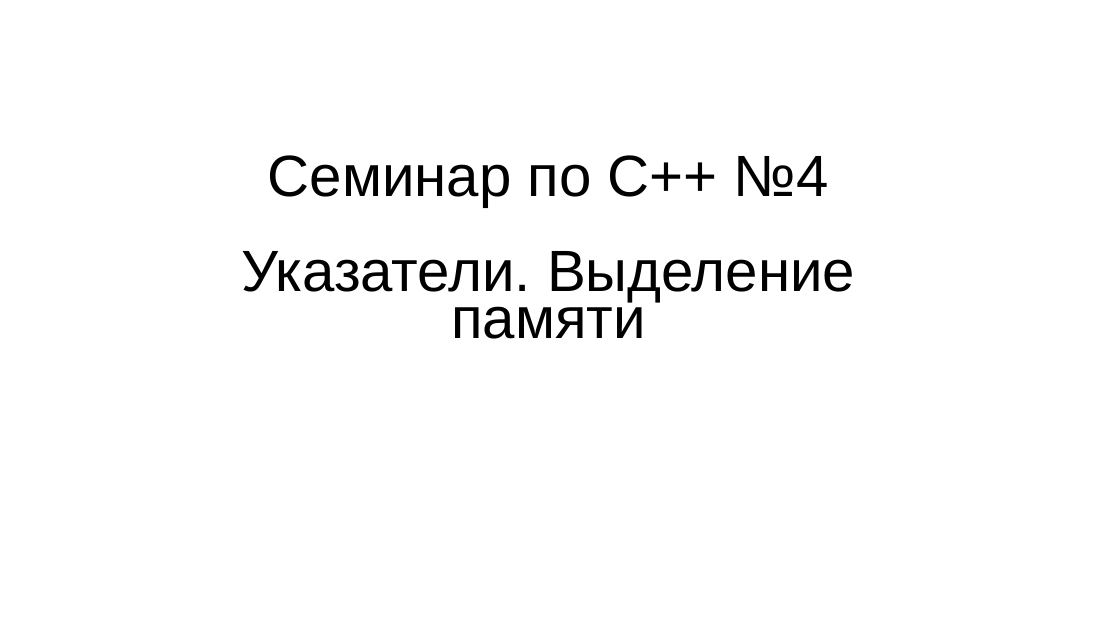
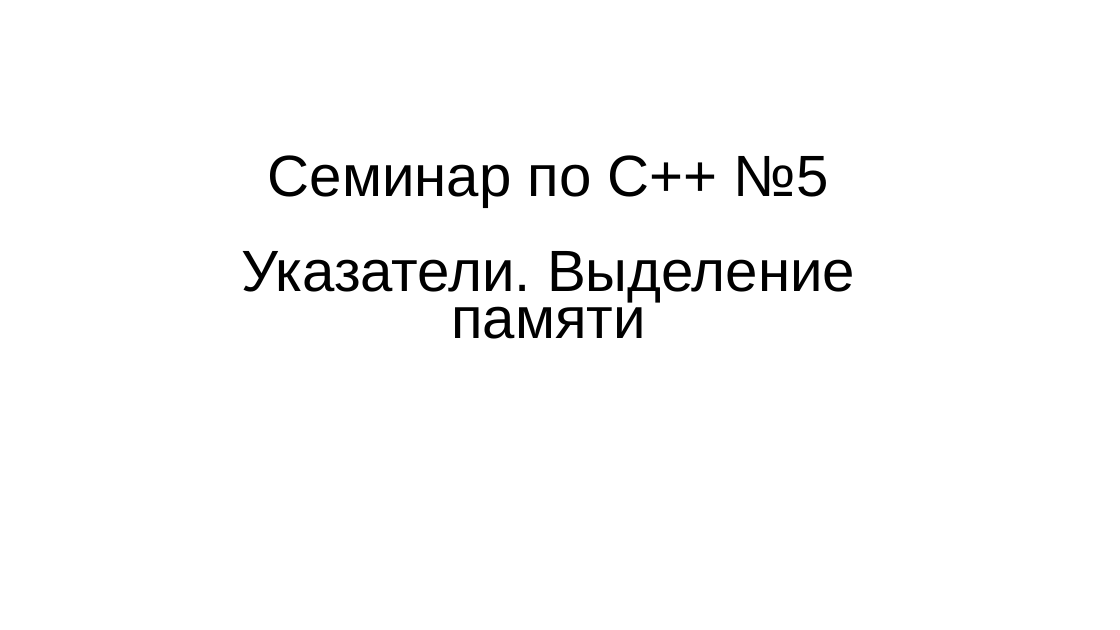
Before and after one commit to kostya2709/C_Plus_Plus_seminars, a slide deck: slide 1 of fall/sem_5_pointers/presentations/Семинар_5.pptx. Drawn at 1120x630 pixels with LibreOffice and Linux fonts; fonts in the diff are those of the drawing. Boxes give left, top, right and bottom in pixels: in the first picture for what was removed or moved away, otherwise in the second. Text is boxed around its words. In the diff, an @@ line names an element or a change of style, - is before the commit and + after.

```diff
--- a/fall/sem_5_pointers/presentations/Семинар_5.pptx
+++ b/fall/sem_5_pointers/presentations/Семинар_5.pptx
@@ text at <box>268,155,829,206</box>: text changed @@
-Семинар по C++ №4
+Семинар по C++ №5
```
Also in this commit, not shown: 1 other file.
